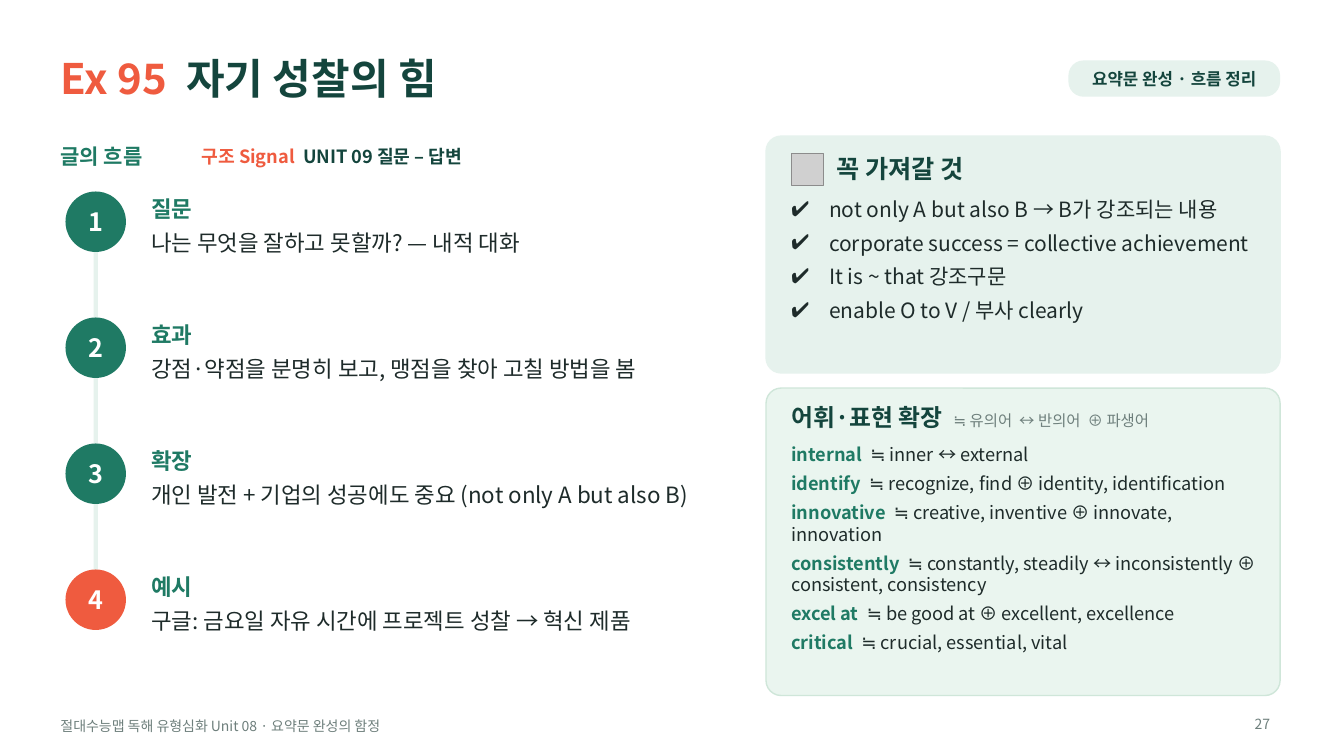
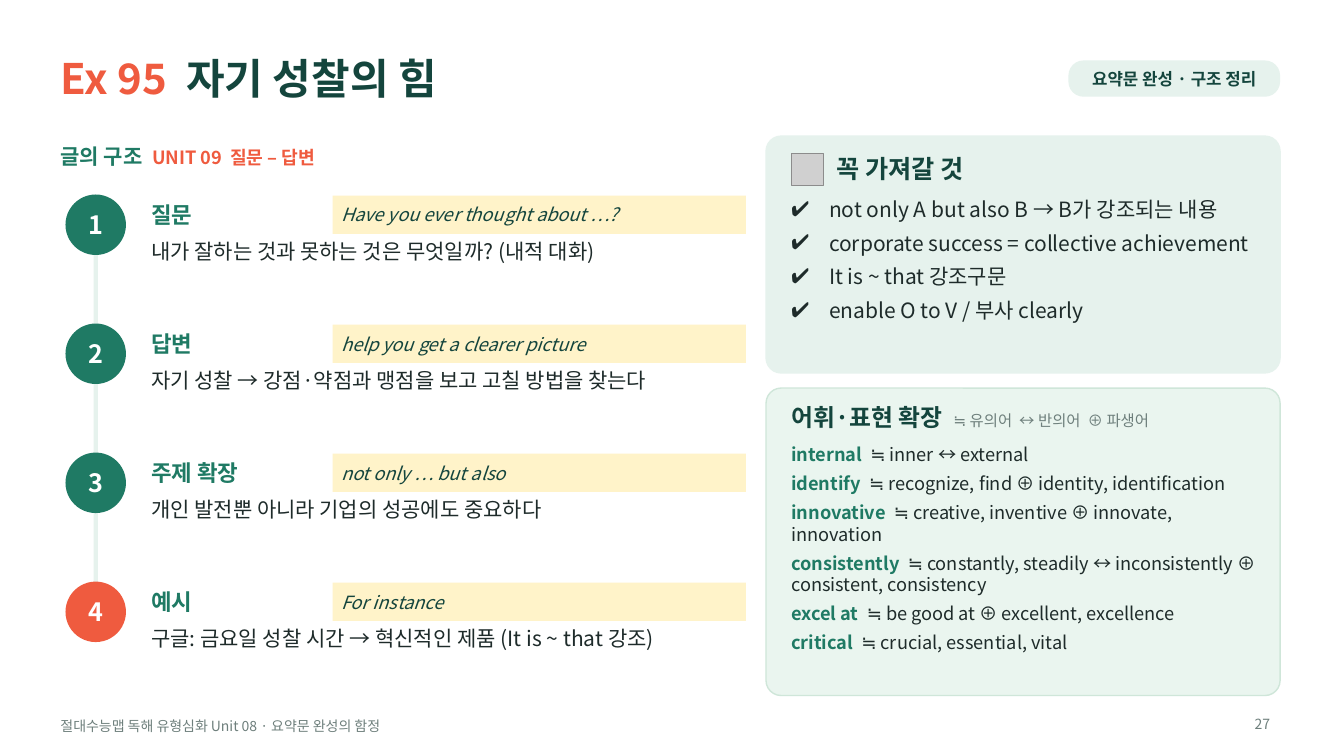
Before and after one commit to HUFSDavid/HUFSDavid, a slide deck: slide 27 of 절대수능맵_독해유형심화_Unit08_수업PPT.pptx. Drawn at 1344x756 pixels with LibreOffice and Linux fonts; fonts in the diff are those of the drawing; grey boxes stand for pictures. Boxes give left, top, right and bottom in pixels: in the first picture for what was removed or moved away, otherwise in the second. Text is boxed around its words. In the diff, an @@ line names an element or a change of style, - is before the commit and + after.

```diff
--- a/절대수능맵_독해유형심화_Unit08_수업PPT.pptx
+++ b/절대수능맵_독해유형심화_Unit08_수업PPT.pptx
@@ text in rounded rectangle at [1092,71,1256,87]: text changed @@
-요약문 완성 · 흐름 정리
+요약문 완성 · 구조 정리
@@ text at [60,146,315,166]: text changed; text colour #14453D to #EF5B3F @@
-구조 Signal UNIT 09 질문 – 답변
+글의 구조 UNIT 09 질문 – 답변
@@ text removed at [60,146,143,166] @@
-글의 흐름
@@ text "질문": place and size @@
-text "질문" at [151,198,192,219]
+text "질문" at [151,204,192,225]
@@ rectangle added at [333,196,746,234], fill #FFF3C9, 13 pt, text #14453D, italic @@
+Have you ever thought about …?
@@ line moved from (96, 222) - (96, 600) to (96, 227) - (96, 614) @@
@@ text at [151,241,595,263]: text changed; size 16 to 15 pt @@
-나는 무엇을 잘하고 못할까? — 내적 대화
+내가 잘하는 것과 못하는 것은 무엇일까? (내적 대화)
@@ ellipse "2": place and size @@
-ellipse "2" at [66,318,126,378]
+ellipse "2" at [66,324,126,384]
@@ text removed at [151,324,192,345] @@
-효과
@@ rectangle added at [333,325,746,363], fill #FFF3C9, 13 pt, text #14453D, italic @@
+help you get a clearer picture
@@ text added at [151,333,192,354], 16 pt, text #1F7A64, bold @@
+답변
@@ text at [151,370,646,390]: text changed; size 16 to 15 pt @@
-강점·약점을 분명히 보고, 맹점을 찾아 고칠 방법을 봄
+자기 성찰 → 강점·약점과 맹점을 보고 고칠 방법을 찾는다
@@ ellipse "3": place and size @@
-ellipse "3" at [66,444,126,504]
+ellipse "3" at [66,453,126,513]
@@ text at [151,462,238,483]: text changed @@
-확장
+주제 확장
@@ rectangle added at [333,454,746,492], fill #FFF3C9, 13 pt, text #14453D, italic @@
+not only … but also
@@ text at [151,499,541,519]: text changed; size 16 to 15 pt @@
-개인 발전 + 기업의 성공에도 중요 (not only A but also B)
+개인 발전뿐 아니라 기업의 성공에도 중요하다
@@ ellipse "4": place and size @@
-ellipse "4" at [66,570,126,630]
+ellipse "4" at [66,582,126,642]
@@ text "예시": place and size @@
-text "예시" at [151,576,192,597]
+text "예시" at [151,591,192,612]
@@ rectangle added at [333,583,746,621], fill #FFF3C9, 13 pt, text #14453D, italic @@
+For instance
@@ text at [151,628,654,650]: text changed; size 16 to 15 pt @@
-구글: 금요일 자유 시간에 프로젝트 성찰 → 혁신 제품
+구글: 금요일 성찰 시간 → 혁신적인 제품 (It is ~ that 강조)
```
Also in this commit, not shown: 13 other slides changed, 5 other files.
